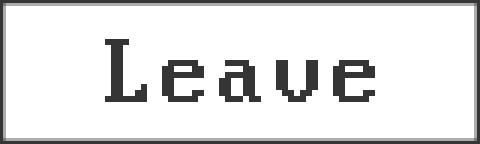
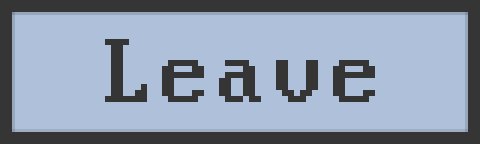
Before/after of a 480 × 144 layered artwork. What changed in the layer stack:
renamed "Rectangle 1" to "Rectangle 3", moved it above "Rectangle 2", painted on it over [3, 3, 477, 141]
showed "Layer 2" over [3, 3, 477, 141]
